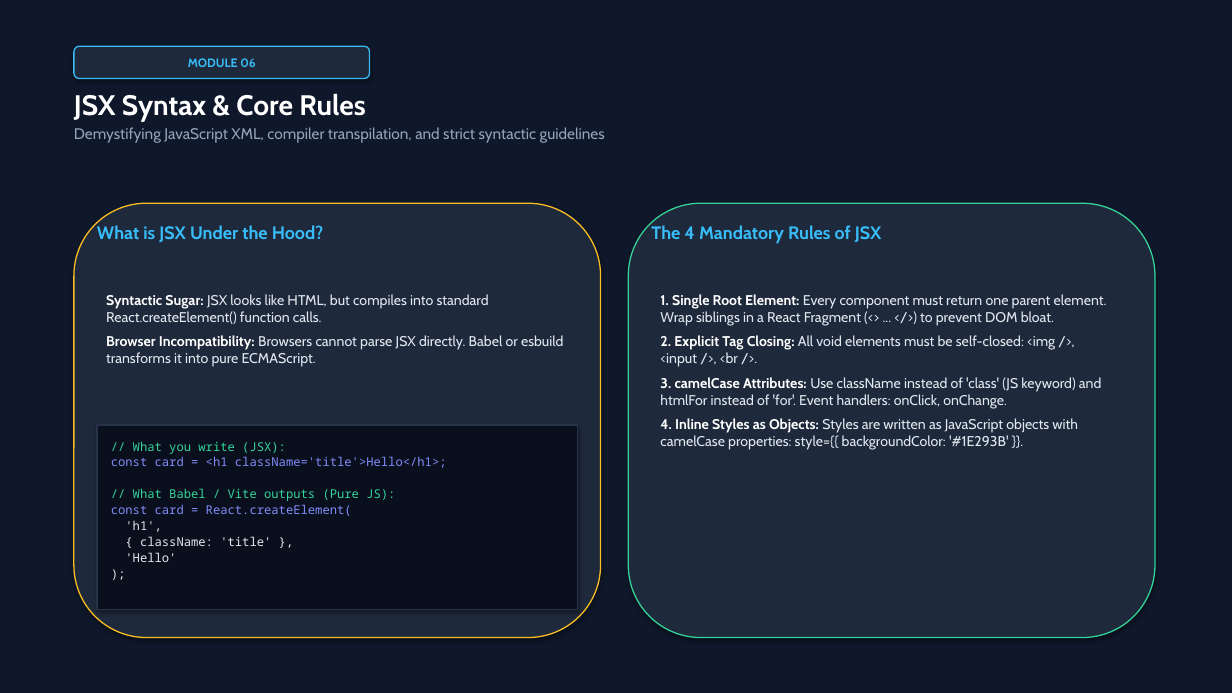
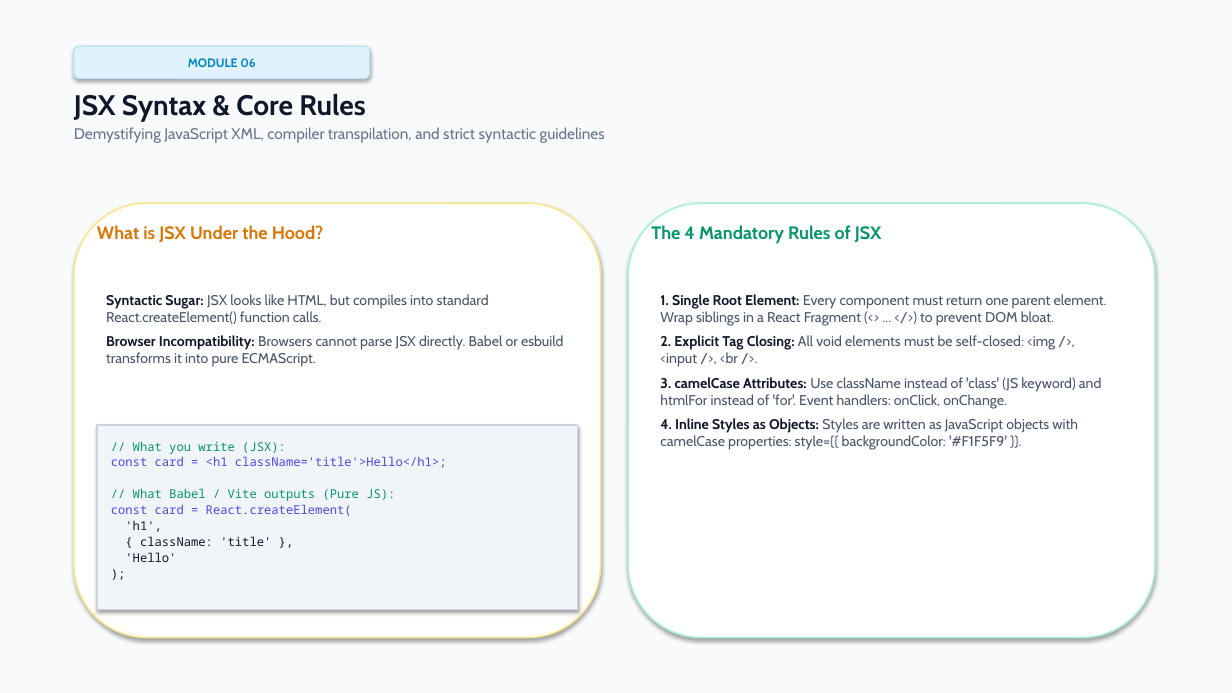
Before and after one commit to annamalai2912/mernStack, a slide deck: slide 9 of React_and_JSX_Masterclass.pptx. Drawn at 1232x693 pixels with LibreOffice and Linux fonts; fonts in the diff are those of the drawing. Boxes give left, top, right and bottom in pixels: in the first picture for what was removed or moved away, otherwise in the second. Text is boxed around its words. In the diff, an @@ line names an element or a change of style, - is before the commit and + after.

Commit message:
style: switch PowerPoint presentation to clean light color palette

```diff
--- a/React_and_JSX_Masterclass.pptx
+++ b/React_and_JSX_Masterclass.pptx
@@ rectangle at (x1=0, y1=0, x2=1232, y2=693): fill #0F172A to #F8FAFC @@
@@ rounded rectangle "MODULE 06" at (x1=74, y1=46, x2=370, y2=79): text colour #38BDF8 to #0284C7; fill #1E293B to #E0F2FE; outline #38BDF8 1 pt to #BAE6FD 1 pt @@
@@ text "JSX Syntax & Core Rules" at (x1=74, y1=94, x2=605, y2=143): text colour #FFFFFF to #0F172A in "JSX Syntax & Core Rules"; text colour #94A3B8 to #64748B in "Demystifying JavaScript XML, compiler transpilation, and str ..." @@
@@ rounded rectangle at (x1=74, y1=203, x2=601, y2=638): fill #1E293B to #FFFFFF; outline #FBBF24 1 pt to #FDE68A 1.2 pt @@
@@ rounded rectangle at (x1=628, y1=203, x2=1155, y2=638): fill #1E293B to #FFFFFF; outline #34D399 1 pt to #A7F3D0 1.2 pt @@
@@ text "What is JSX Under the ..." at (x1=97, y1=225, x2=324, y2=242): text colour #38BDF8 to #D97706 @@
@@ text "The 4 Mandatory Rules of ..." at (x1=651, y1=225, x2=882, y2=244): text colour #38BDF8 to #059669 @@
@@ text "Syntactic Sugar: JSX looks like ..." at (x1=106, y1=294, x2=563, y2=367): text colour #FFFFFF to #0F172A in "Syntactic Sugar:", "Browser Incompatibility:"; text colour #E2E8F0 to #475569 in "JSX looks like HTML, but compiles into ...", "Browsers cannot parse JSX directly. Babel or ..." @@
@@ text at (x1=660, y1=294, x2=1107, y2=409): text colour #FFFFFF to #0F172A in "1. Single Root Element:", "2. Explicit Tag Closing:", "3. camelCase Attributes:"; text colour #E2E8F0 to #475569 in "Every component must return one parent element. ...", "All void elements must be self-closed: <img ...", "Use className instead of 'class' (JS keyword) ..." @@
@@ text at (x1=660, y1=418, x2=1078, y2=450): text changed; text colour #E2E8F0 to #475569 @@
-4. Inline Styles as Objects: Styles are written as JavaScript objects with camelCase properties: style={{ backgroundColor: '#1E293B' }}.
+4. Inline Styles as Objects: Styles are written as JavaScript objects with camelCase properties: style={{ backgroundColor: '#F1F5F9' }}.
@@ rectangle at (x1=97, y1=425, x2=578, y2=610): fill #0A0F1E to #F1F5F9; outline #283246 1 pt to #CBD5E1 1 pt @@
@@ text "// What you write (JSX):" at (x1=111, y1=441, x2=447, y2=562): text colour #34D399 to #059669 in "// What you write (JSX):", "// What Babel / Vite outputs (Pure ..."; text colour #818CF8 to #4F46E5 in "const card = <h1 className='title'>Hello</h1>;", "const card = React.createElement("; text colour #E2E8F0 to #0F172A in "'h1',", "{ className: 'title' },", "'Hello'", ");" @@
```
Also in this commit, not shown: 16 other slides changed, 1 other file.
